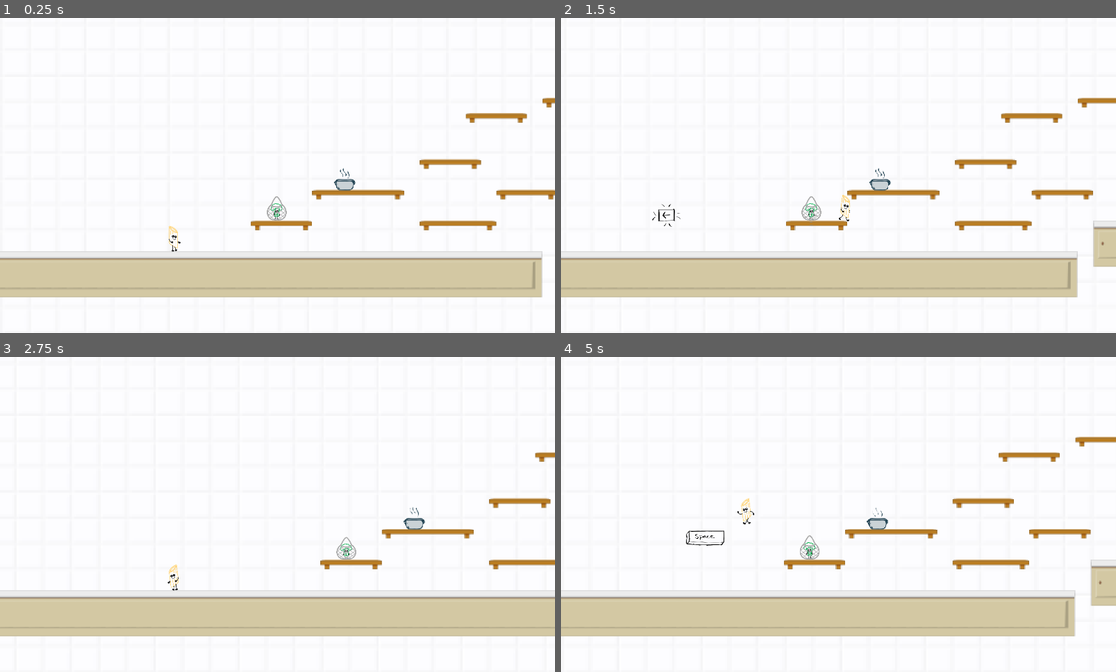
Above: before the commit, frames 1-4 (two rows, left to right).
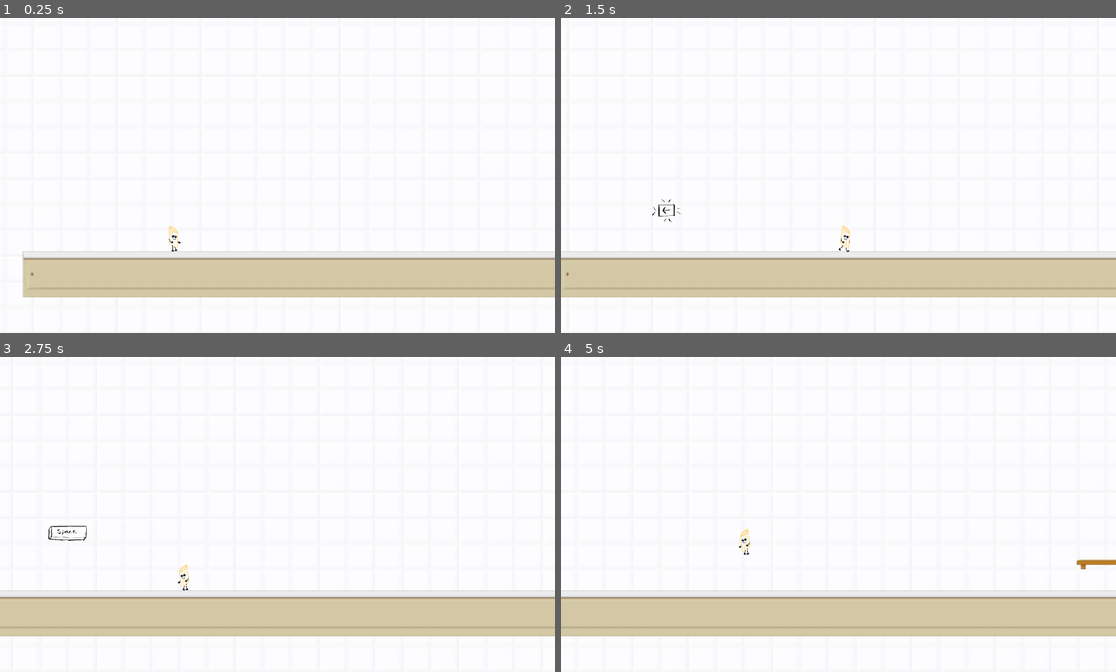
Above: after the commit, the same moments.

Repository: johannaeklundh/penneforyourlife
Game: Godot game, scene res://Assets/Scenes/Areas/area_1.tscn
The game is run twice, just before and just after one commit, with the same random seed, the same clock (stepped at 60 frames per second) and the same inputs.
Inputs:
- Up to frame 1 (0.25 s): no input
- Up to frame 2 (1.5 s): hold Right (move_right) from 0.53 s (still down); tap E (interact) at 0.6, 1.35 s; tap Space (jump) at 0.77 s
- Up to frame 3 (2.75 s): tap Space (jump) at 1.52 s; release Right (move_right) at 2.03 s; hold Left (move_left) from 2.03 s (still down); tap E (interact) at 2.1 s
- Up to frame 4 (5 s): release Left (move_left) at 2.78 s; hold Right (move_right) 2.78-4.28 s; tap E (interact) at 2.85, 3.6, 4.35 s; tap Space (jump) at 3.02, 3.77, 4.52 s; hold Left (move_left) from 4.28 s (still down)

The runs differ from the first frame. In frame 1, 2.8% of the frame differs, in the area x 0-100%, y 25-89%; in frame 2, 3.5%; in frame 3, 1.6%; in frame 4, 3.7%, in the area x 22-100%, y 25-89%.

Commit message:
moved character to further back

Diff:
--- a/Assets/Scenes/Areas/area_1.tscn
+++ b/Assets/Scenes/Areas/area_1.tscn
@@ -224,7 +224,7 @@
 tile_set = ExtResource("2_6rwvx")
 
 [node name="Player" parent="." instance=ExtResource("2_3uyhe")]
-position = Vector2(0, -6)
+position = Vector2(-498, -4.5)
 
 [node name="background" parent="." instance=ExtResource("3_8wi1m")]
 z_index = -1000
@@ -232,7 +232,7 @@
 scale = Vector2(2.5, 2.5)
 
 [node name="BoilingPot" type="StaticBody2D" parent="."]
-position = Vector2(178, -75)
+position = Vector2(194, -12)
 scale = Vector2(0.5, 0.5)
 
 [node name="AnimatedSprite2D" type="AnimatedSprite2D" parent="BoilingPot"]
@@ -253,6 +253,7 @@
 shape = SubResource("CapsuleShape2D_0ufq0")
 
 [node name="forwardButton" type="Area2D" parent="."]
+position = Vector2(-498, -5)
 scale = Vector2(0.2, 0.2)
 script = ExtResource("6_f20k6")
 
@@ -263,6 +264,7 @@
 autoplay = "blink"
 
 [node name="backwardButton" type="Area2D" parent="."]
+position = Vector2(-498, -5)
 scale = Vector2(0.2, 0.2)
 script = ExtResource("6_f20k6")
 action_name = "ui_left"
@@ -274,6 +276,7 @@
 autoplay = "blink"
 
 [node name="spaceButton" type="Area2D" parent="."]
+position = Vector2(-498, -5)
 scale = Vector2(0.2, 0.2)
 script = ExtResource("6_f20k6")
 action_name = "ui_accept"
@@ -285,26 +288,27 @@
 autoplay = "blink"
 frame_progress = 0.904331
 
-[node name="Friend" type="Node2D" parent="."]
+[node name="BroccoliFriend" type="Node2D" parent="."]
+position = Vector2(305, -128)
 script = ExtResource("10_u1wc8")
 
-[node name="AnimatedSprite2D" type="AnimatedSprite2D" parent="Friend"]
+[node name="AnimatedSprite2D" type="AnimatedSprite2D" parent="BroccoliFriend"]
 position = Vector2(107, -42)
 scale = Vector2(0.07, 0.07)
 sprite_frames = SubResource("SpriteFrames_u0xoj")
 animation = &"stuck"
 offset = Vector2(0, -50)
 
-[node name="Area2D" type="Area2D" parent="Friend"]
-
-[node name="CollisionShape2D" type="CollisionShape2D" parent="Friend/Area2D"]
+[node name="Area2D" type="Area2D" parent="BroccoliFriend"]
+
+[node name="CollisionShape2D" type="CollisionShape2D" parent="BroccoliFriend/Area2D"]
 visible = false
 position = Vector2(107, -43)
 rotation = 1.5708
 scale = Vector2(2, 2)
 shape = SubResource("CapsuleShape2D_7lgy5")
 
-[node name="RopeBar" type="TextureProgressBar" parent="Friend"]
+[node name="RopeBar" type="TextureProgressBar" parent="BroccoliFriend"]
 visible = false
 offset_left = 87.0
 offset_top = -66.0
@@ -313,7 +317,7 @@
 scale = Vector2(0.2, 0.2)
 max_value = 20.0
 
-[node name="RopeParticles" type="CPUParticles2D" parent="Friend"]
+[node name="RopeParticles" type="CPUParticles2D" parent="BroccoliFriend"]
 position = Vector2(106, -43)
 emitting = false
 amount = 6
@@ -328,10 +332,10 @@
 initial_velocity_min = 20.0
 initial_velocity_max = 20.0
 
-[node name="placeholderEButton" type="Area2D" parent="Friend"]
-visible = false
-
-[node name="Sprite2D" type="Sprite2D" parent="Friend/placeholderEButton"]
+[node name="placeholderEButton" type="Area2D" parent="BroccoliFriend"]
+visible = false
+
+[node name="Sprite2D" type="Sprite2D" parent="BroccoliFriend/placeholderEButton"]
 position = Vector2(119, -57)
 scale = Vector2(0.133333, 0.133333)
 texture = ExtResource("14_xl8b6")
--- a/Assets/Scripts/player_animator.gd
+++ b/Assets/Scripts/player_animator.gd
@@ -24,6 +24,7 @@
 
 	var tween = create_tween()
 
+	# Knockback animation
 	#tween.tween_property(sprite, "position:x", sprite.position.x - 20, 0.1).as_relative()
 	#tween.tween_property(sprite, "position:y", sprite.position.y - 20, 0.1).as_relative()
 	#tween.tween_property(sprite, "position:x", sprite.position.x, 0.1)
